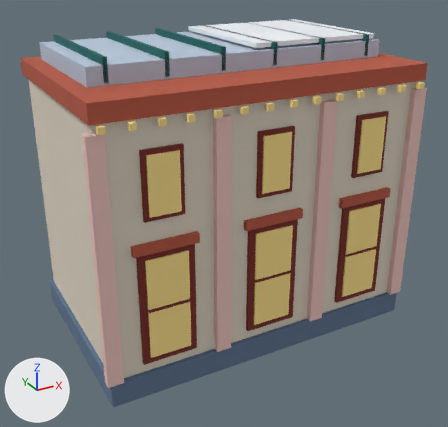
Renders of the glTF model public/assets/bld/bld_gum.glb from each side of a commit.
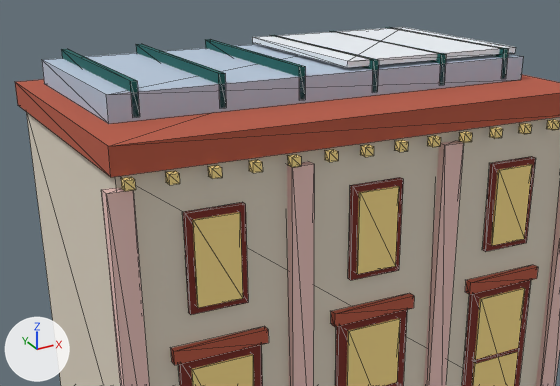
There are two pictures of each version: one whole from a 50 mm lens placed at (-7.18, -13.27, 9.42), pointed at (-0.08, -0.37, 2.97), one close up on the part from 2% to 91% of the width and 0% to 64% of the height. Arrows for +X, +Y and +Z are at lower left; the lights stay in place. The last two pictures show the newer version. The close-ups show mesh edges as thin lines. Where no turn or scale is listed for an object, it has been applied to the vertices. Vertices at exactly the same position are counted once.

Objects in the first close-up: 'bld_gum'.
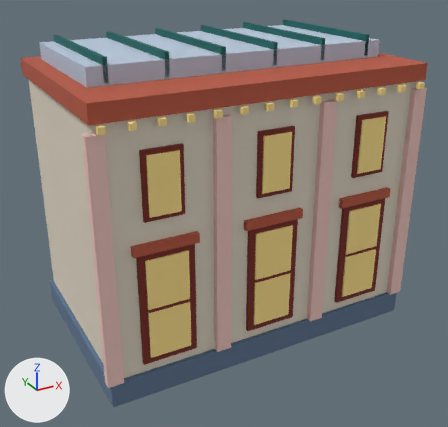
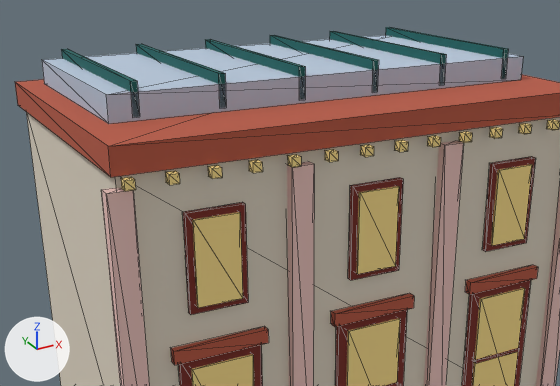
Where the change shows, as pixel boxes [x1, y1, x2, y2] in the close-ups (560 x 386 px):
part 1 of me_bld_gum, deleted: before [252, 27, 516, 68]

What the commit changed:
me_bld_gum is used by ob_bld_gum; location (0.0, -0.06, 3.68).
me_bld_gum had 376 vertices, 564 faces and spanned x -4.18..4.18, y -2.71..2.71, z -3.67..3.67.
me_bld_gum now has 368 vertices, 552 faces and spans x -4.18..4.18, y -2.71..2.71, z -3.67..3.67.
me_bld_gum part 1: the loose piece of 8 vertices spanning x 0.2..3.6, y -1.24..2.16, z 3.57..3.67 is deleted.
